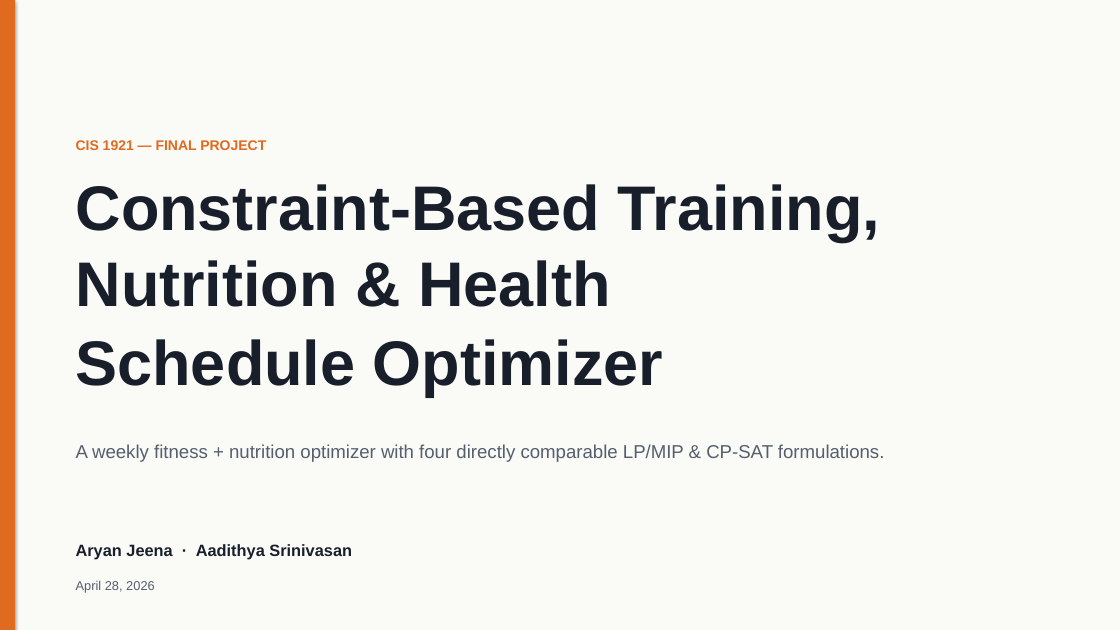
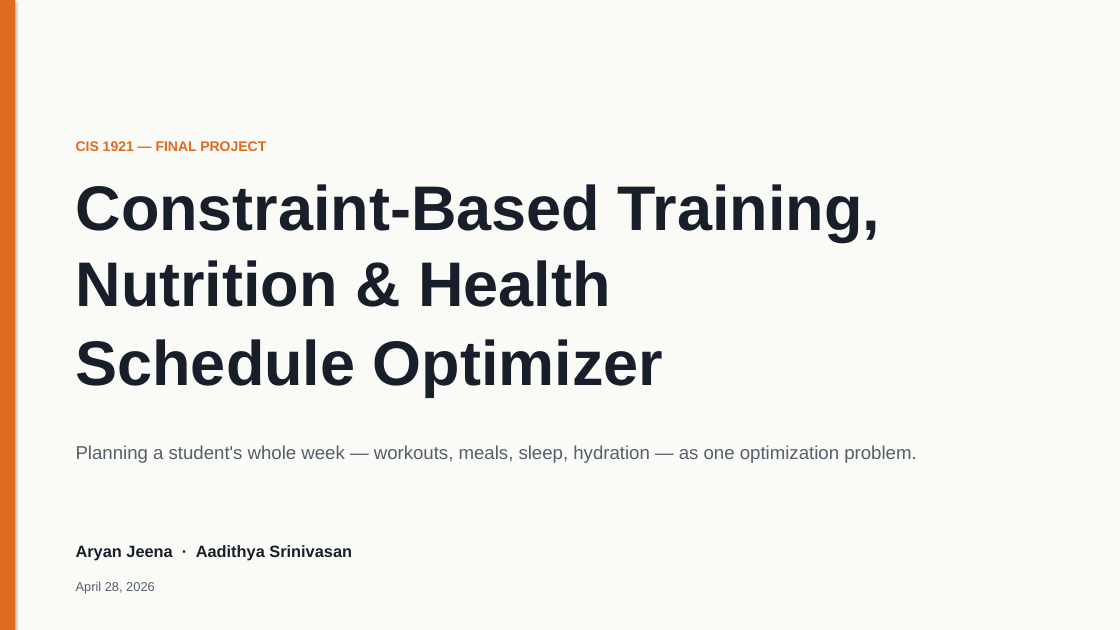
Before and after one commit to aryan-jeena/CIS1921Project, a slide deck: slide 1 of reports/presentation/CIS1921_Final_Presentation.pptx. Drawn at 1120x630 pixels with LibreOffice and Linux fonts; fonts in the diff are those of the drawing. Boxes give left, top, right and bottom in pixels: in the first picture for what was removed or moved away, otherwise in the second. Text is boxed around its words. In the diff, an @@ line names an element or a change of style, - is before the commit and + after.

Commit message:
feat: add dense_training preset and rewrite presentation in plain English
The lean_bulk preset only required 4-6 workouts, which left the joint
solver looking under-stretched in the live demo — a 4-workout week is
the textbook case where two-stage and joint produce the same plan.
Add a dense_training preset that demands 7-9 workouts from the full
catalogue (10 templates, including HIIT and mobility) with all six
weekdays preferred. The recovery-spacing constraint actually bites
here, so the joint solver visibly does more work to fit everything.

Rewrite the presentation as nine slides of plain English. Each slide
leads with a short, speakable headline ("Real students don't plan one
thing at a time", "Where the joint solver beats the baselines") with
short supporting sentences underneath. The four-solver explanation is
now four side-by-side cards instead of a feature-comparison matrix —
each card describes one solver in two sentences anyone can deliver
out loud. The live-demo slide spells out the three commands the
presenter actually types.

```diff
--- a/reports/presentation/CIS1921_Final_Presentation.pptx
+++ b/reports/presentation/CIS1921_Final_Presentation.pptx
@@ text at (76,445,916,463): text changed @@
-A weekly fitness + nutrition optimizer with four directly comparable LP/MIP & CP-SAT formulations.
+Planning a student's whole week — workouts, meals, sleep, hydration — as one optimization problem.
```
Also in this commit, not shown: 1 other slide changed, 7 slides added, 8 slides removed, 1 other file.
